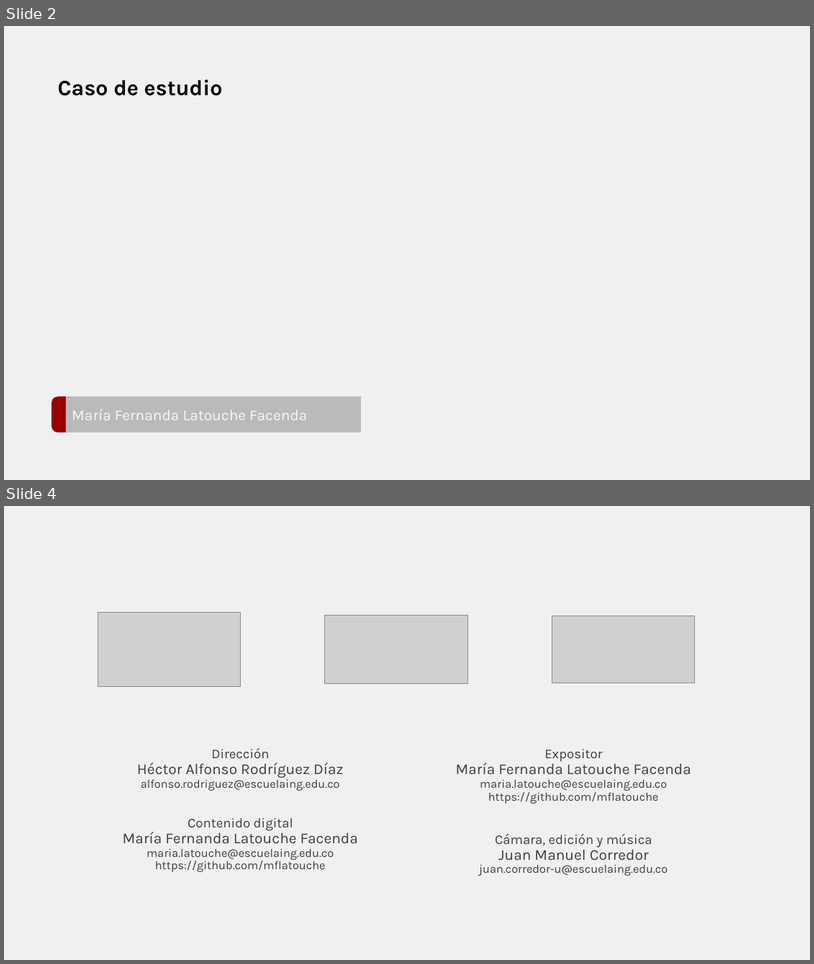
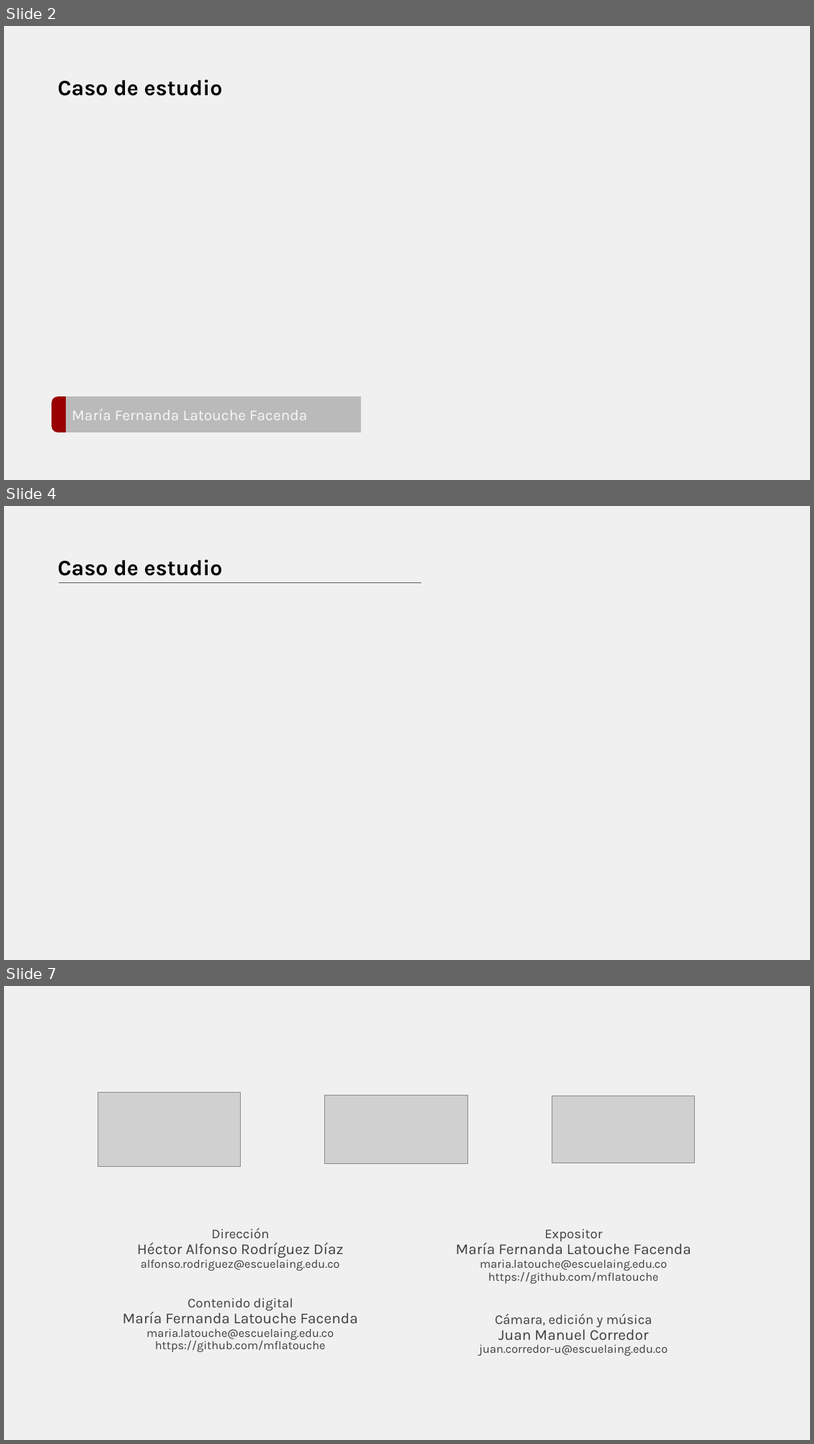
Before and after one commit to mflatouche/M.TSED, a slide deck: Section03/3_CasoEstudio/Section03_CasoEstudio.pptx. Shown one above the other, each under a label of ours: slides 2 and 4 before the commit, slides 2, 4 and 7 after it; the slides between them are not shown. The pictures are 814x964 and 814x1444 pixels, drawn with LibreOffice and Linux fonts; fonts in the diff are those of the drawing; grey boxes stand for pictures; background and template pictures are left out. Boxes give left, top, right and bottom in pixels: in the first picture for what was removed or moved away, otherwise in the second. Text is boxed around its words. In the diff, an @@ line names an element or a change of style, - is before the commit and + after.

```diff
--- a/Section03/3_CasoEstudio/Section03_CasoEstudio.pptx
+++ b/Section03/3_CasoEstudio/Section03_CasoEstudio.pptx
@@ slide 4 added at [4,506,810,960], background picture (left out) @@
@@ title added at [58,559,223,576], 26 pt, text #000000, bold @@
+Caso de estudio
@@ line added from (59, 582) to (422, 582), #5F5F5F 0.5 pt @@
@@ what was slide 4 is now slide 7 @@
```
Also in this commit, not shown: 3 other slides added, 1 slide removed, 9 other files.
